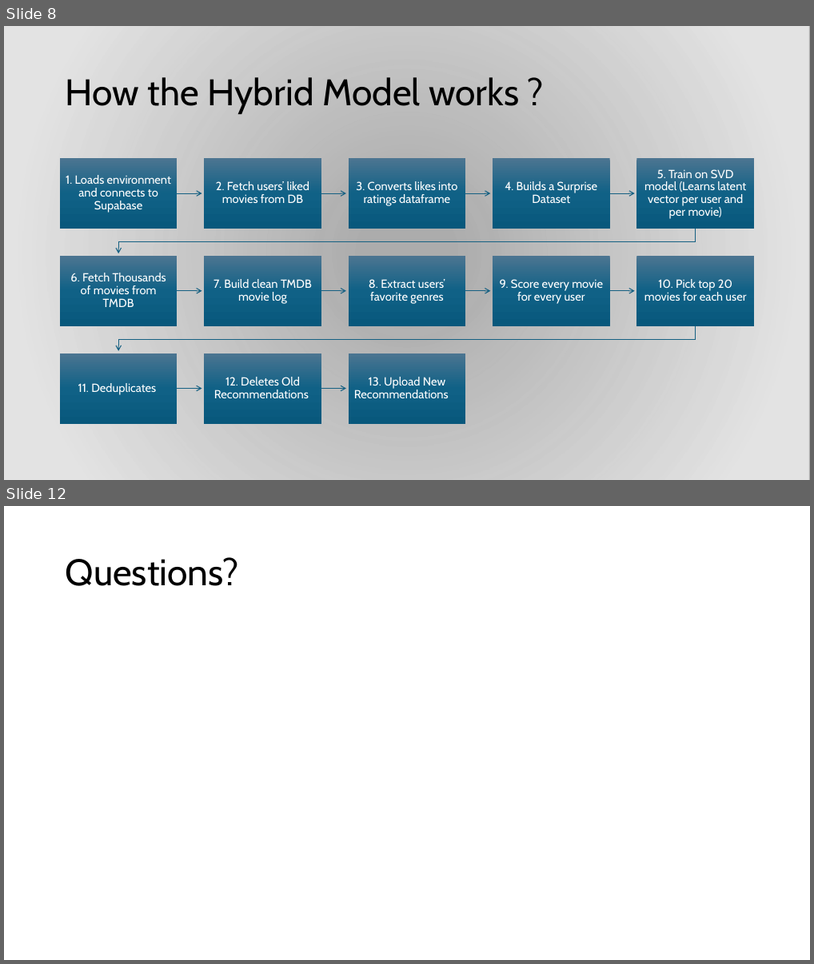
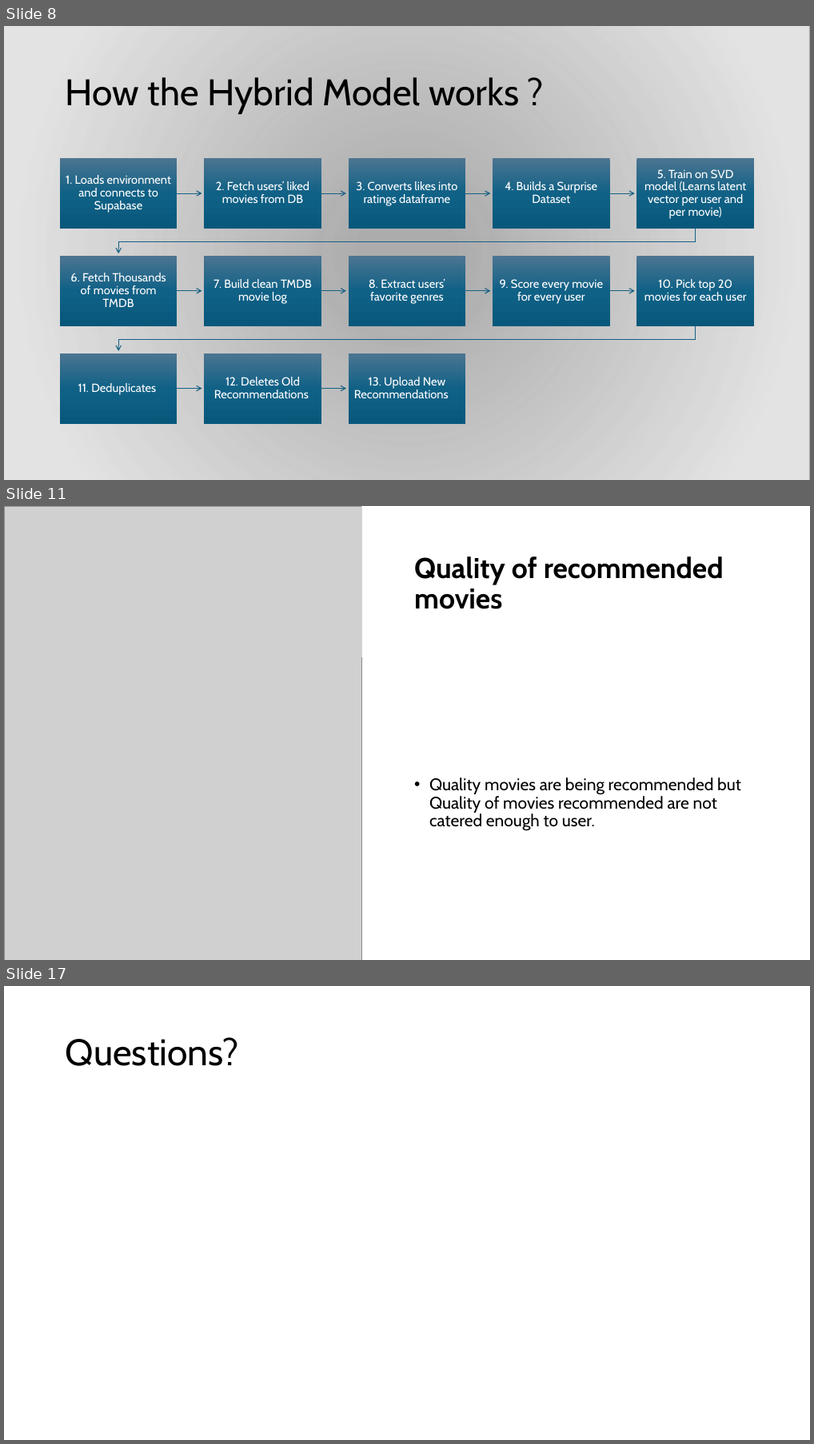
Before and after one commit to RaiiDeNx7/MovieMeter, a slide deck: Documentation/Final Presentation Slides.pptx. Shown one above the other, each under a label of ours: slides 8 and 12 before the commit, slides 8, 11 and 17 after it; the slides between them are not shown. The pictures are 814x964 and 814x1444 pixels, drawn with LibreOffice and Linux fonts; fonts in the diff are those of the drawing; grey boxes stand for pictures; background and template pictures are left out; a plain dark background stands for a picture behind light text. Boxes give left, top, right and bottom in pixels: in the first picture for what was removed or moved away, otherwise in the second. Text is boxed around its words. In the diff, an @@ line names an element or a change of style, - is before the commit and + after.

```diff
--- a/Documentation/Final Presentation Slides.pptx
+++ b/Documentation/Final Presentation Slides.pptx
@@ slide 11 added at (4,506,810,960), background #FFFFFF @@
@@ picture added at (4,506,362,960) @@
@@ rectangle added at (362,506,810,657), fill #FFFFFF @@
@@ title added at (414,556,724,609), 34 pt, text #000000, bold @@
+Quality of recommended movies
@@ text added at (430,777,742,831), 20 pt, text #000000 @@
+• Quality movies are being recommended but Quality of movies recommended are not catered enough to user.
@@ what was slide 12 is now slide 17 @@
```
Also in this commit, not shown: 2 slides changed, 5 other slides added, 1 slide removed, 1 other file.
